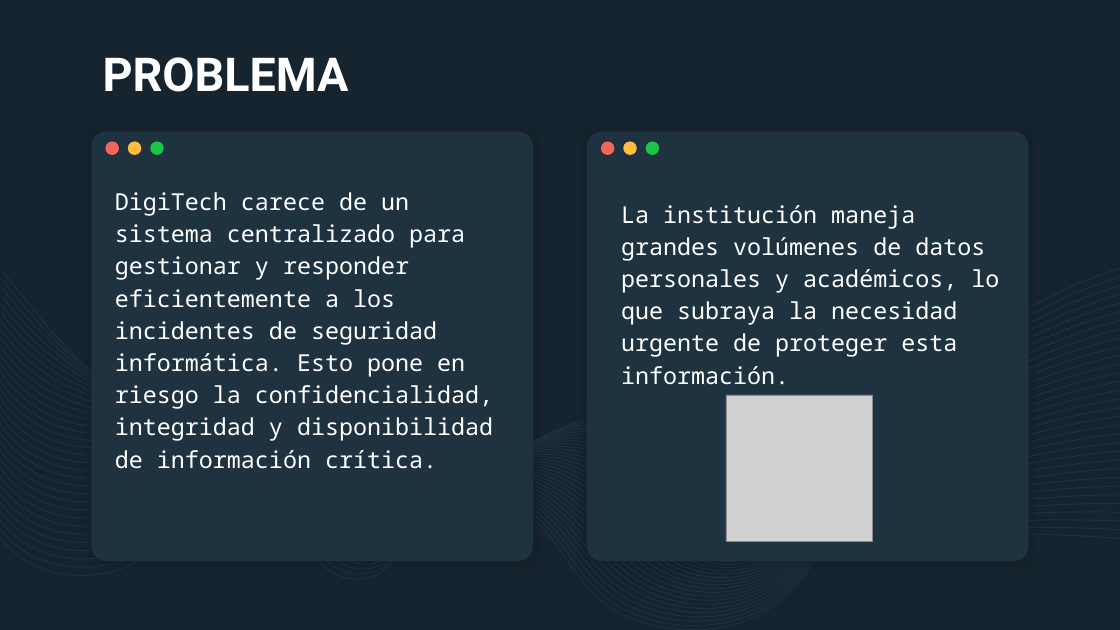
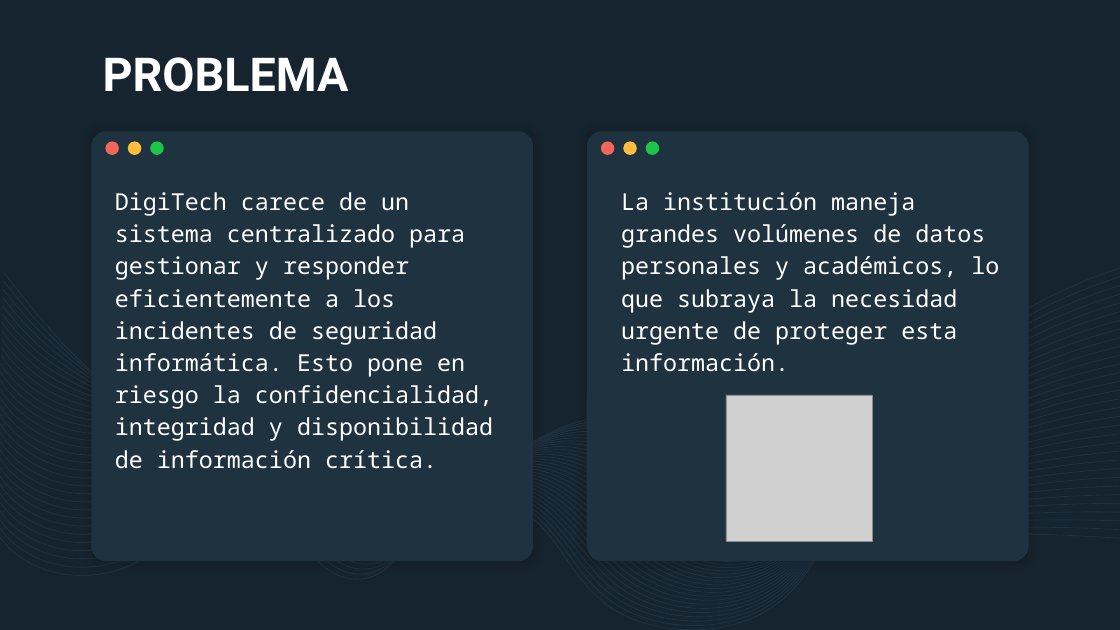
Before and after one commit to mcdaqc/BD-Sistema-de-respuesta-a-incidentes-de-seguridad-informatica, a slide deck: slide 3 of Presentation/DB-CSIRS.pptx. Drawn at 1120x630 pixels with LibreOffice and Linux fonts; fonts in the diff are those of the drawing; grey boxes stand for pictures. Boxes give left, top, right and bottom in pixels: in the first picture for what was removed or moved away, otherwise in the second. Text is boxed around its words. In the diff, an @@ line names an element or a change of style, - is before the commit and + after.

```diff
--- a/Presentation/DB-CSIRS.pptx
+++ b/Presentation/DB-CSIRS.pptx
@@ text "La institución maneja grandes volúmenes ...": place and size @@
-text "La institución maneja grandes volúmenes ..." at [621,205,999,385]
+text "La institución maneja grandes volúmenes ..." at [621,192,999,372]
```
Also in this commit, not shown: 1 other slide changed, 1 slide added.
